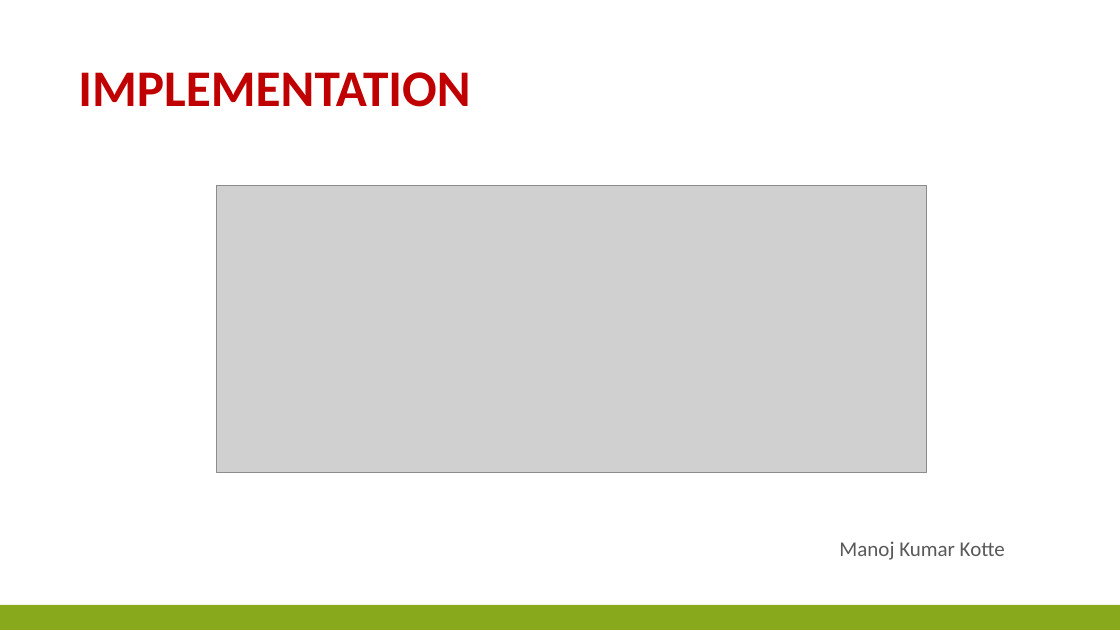
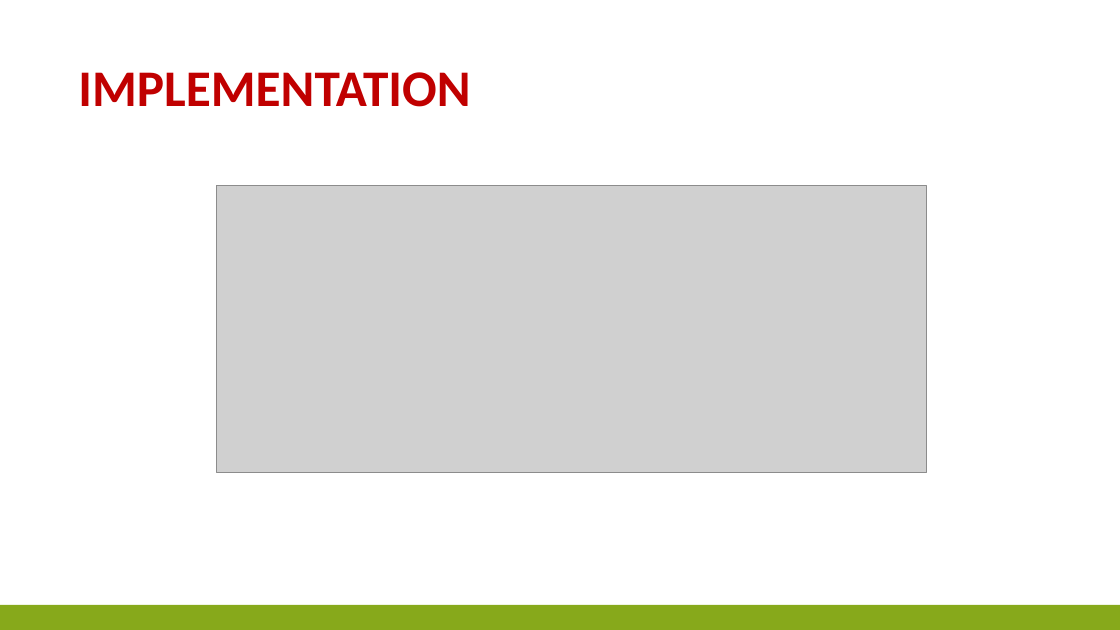
Before and after one commit to SahithyaVuppala/Inventory-System, a slide deck: slide 8 of InventorySystem-FinalPresentation.pptx (slide 19 before the commit). Drawn at 1120x630 pixels with LibreOffice and Linux fonts; fonts in the diff are those of the drawing; grey boxes stand for pictures. Boxes give left, top, right and bottom in pixels: in the first picture for what was removed or moved away, otherwise in the second. Text is boxed around its words. In the diff, an @@ line names an element or a change of style, - is before the commit and + after.

```diff
--- a/InventorySystem-FinalPresentation.pptx
+++ b/InventorySystem-FinalPresentation.pptx
@@ text removed at bbox=[839, 541, 1005, 560] @@
-Manoj Kumar Kotte
```
Also in this commit, not shown: 7 other slides changed, 1 slide added, 15 slides removed.
